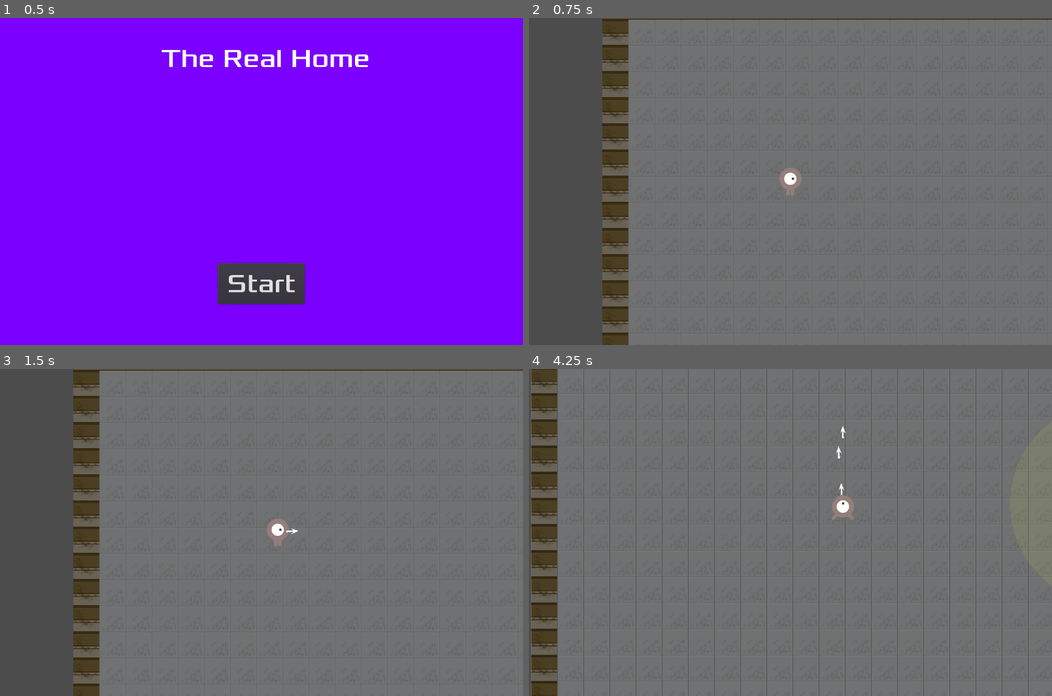
Above: before the commit, frames 1-4 (two rows, left to right).
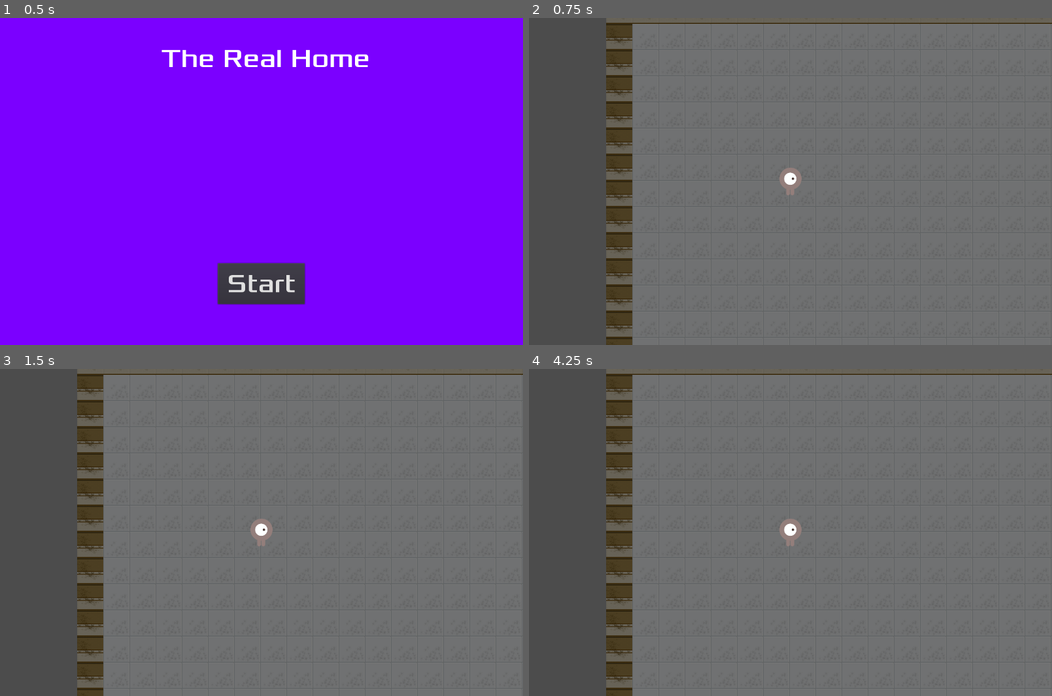
Above: after the commit, the same moments.

Repository: rainbyte/the-real-home
Game: Godot game, scene res://scenes/Main.tscn
Two runs of this game, one before a commit and one after it. Both use one fixed random seed, a clock stepped at 60 frames per second and the inputs below.
Inputs:
- Up to frame 1 (0.5 s): no input
- Up to frame 2 (0.75 s): click "Start" at 0.5 s
- Up to frame 3 (1.5 s): tap Enter at 1.25 s; hold Right (ui_right) from 1.28 s (still down); tap Space (ui_select) at 1.35 s
- Up to frame 4 (4.25 s): tap Space (ui_select) at 1.52, 1.82, 2.1, 2.27, 2.57, 2.85, 3.6, 3.77, 4.07 s; release Right (ui_right) at 2.03 s; hold Down (ui_down) 2.03-2.78 s; hold Right (ui_right) 2.78-3.53 s; hold Up (ui_up) from 3.53 s (still down)

Frame 1 is identical in both runs. In frame 2, 4.3% of the frame differs, in the area x 14-100%, y 0-100%; in frame 3, 4.7%; in frame 4, 22%, in the area x 0-100%, y 0-100%.
Error after the commit: Parse Error: The method "show_message" isn't declared in the current class. (res://scenes/Player.gd:85)

Commit message:
Add hud to living scene, lives count and bullet collision

Diff:
--- a/scenes/Bullet.gd
+++ b/scenes/Bullet.gd
@@ -12,4 +12,6 @@
 	position += velocity * delta
 
 func _on_Bullet_body_entered(body):
+	if body.name == "Mob":
+		body.kill()
 	queue_free()
--- a/scenes/Bullet.tscn
+++ b/scenes/Bullet.tscn
@@ -2,7 +2,7 @@
 
 [ext_resource path="res://scenes/Bullet.gd" type="Script" id=1]
 
-[node name="Bullet" type="Area2D" index="0"]
+[node name="Bullet" type="Area2D"]
 
 position = Vector2( 0, 40 )
 scale = Vector2( 0.273438, 0.390625 )
@@ -46,3 +46,5 @@
 __meta__ = {
 "_edit_group_": true
 }
+
+[connection signal="body_entered" from="." to="." method="_on_Bullet_body_entered"]
--- a/scenes/Living.gd
+++ b/scenes/Living.gd
@@ -3,3 +3,9 @@
 
 func _ready():
 	$Player.start($StartPosition.position)
+	$CanvasLayer/recuerdos.text	 = "Recuerdos : " + str(global.recuerdos)
+	$CanvasLayer/player_hp.text = "Player Hp : " + str(global.playerHP)
+
+
+func _on_Player_hit():
+	$CanvasLayer/player_hp.text = "Player Hp : " + str(global.playerHP)
--- a/scenes/Living.tscn
+++ b/scenes/Living.tscn
@@ -5,7 +5,7 @@
 [ext_resource path="res://scenes/Player.tscn" type="PackedScene" id=3]
 [ext_resource path="res://scenes/Mob.tscn" type="PackedScene" id=4]
 
-[node name="Living" type="Node2D" index="0"]
+[node name="Living" type="Node2D"]
 
 script = ExtResource( 1 )
 
@@ -69,3 +69,54 @@
 [node name="Mob" parent="." index="3" instance=ExtResource( 4 )]
 
 position = Vector2( 1420, 460 )
+
+[node name="CanvasLayer" type="CanvasLayer" parent="." index="4"]
+
+layer = 1
+offset = Vector2( 0, 0 )
+rotation = 0.0
+scale = Vector2( 2, 2 )
+transform = Transform2D( 2, 0, 0, 2, 0, 0 )
+
+[node name="recuerdos" type="Label" parent="CanvasLayer" index="0"]
+
+anchor_left = 0.5
+anchor_top = 0.5
+anchor_right = 0.5
+anchor_bottom = 0.5
+margin_left = -634.0
+margin_top = -325.0
+margin_right = -534.0
+margin_bottom = -305.0
+rect_pivot_offset = Vector2( 0, 0 )
+rect_clip_content = false
+mouse_filter = 2
+mouse_default_cursor_shape = 0
+size_flags_horizontal = 1
+size_flags_vertical = 4
+percent_visible = 1.0
+lines_skipped = 0
+max_lines_visible = -1
+
+[node name="player_hp" type="Label" parent="CanvasLayer" index="1"]
+
+anchor_left = 0.0
+anchor_top = 0.0
+anchor_right = 0.0
+anchor_bottom = 0.0
+margin_left = 10.0
+margin_top = 35.0
+margin_right = 95.0
+margin_bottom = 55.0
+rect_pivot_offset = Vector2( 0, 0 )
+rect_clip_content = false
+mouse_filter = 2
+mouse_default_cursor_shape = 0
+size_flags_horizontal = 1
+size_flags_vertical = 4
+text = " "
+percent_visible = 1.0
+lines_skipped = 0
+max_lines_visible = -1
+
+[connection signal="hit" from="Player" to="." method="_on_Player_hit"]
--- a/scenes/Mob.tscn
+++ b/scenes/Mob.tscn
@@ -34,7 +34,7 @@
 custom_solver_bias = 0.0
 extents = Vector2( 10, 10 )
 
-[node name="Mob" type="KinematicBody2D" index="0"]
+[node name="Mob" type="KinematicBody2D"]
 
 input_pickable = false
 collision_layer = 4
--- a/scenes/Player.gd
+++ b/scenes/Player.gd
@@ -56,7 +56,7 @@
 func shoot(pos):
 	var bullet = Bullet.instance()
 	var angle = orientation.angle() + rand_range(-0.05, 0.05)
-	bullet.start(global_position, angle)
+	bullet.start(global_position + orientation * 50, angle)
 	get_parent().add_child(bullet)
 
 
@@ -65,13 +65,22 @@
 	pass
 
 
-func _on_Player_body_entered(body):
-	hide() # Player dissapears after being hit
-	emit_signal("hit")
-	$CollisionShape2D.call_deferred("set_disabled", true)
+func _on_DamageArea_body_entered(body):
+	if body.name == "Mob":
+		global.playerHP -=1
+		print(global.playerHP)
+		emit_signal("hit")
+		if global.playerHP == 0 :
+			$CollisionShape2D.call_deferred("set_disabled", true)
+			game_over()
 
 
 func start(pos):
 	position = pos
 	show()
 	$CollisionShape2D.disabled = false
+
+
+func game_over():
+	show_message("Game Over")
+	global.goto_scene("res://scenes/Main.tscn")
--- a/scenes/Player.tscn
+++ b/scenes/Player.tscn
@@ -26,7 +26,12 @@
 custom_solver_bias = 0.0
 extents = Vector2( 10, 10 )
 
-[node name="Player" type="KinematicBody2D"]
+[sub_resource type="RectangleShape2D" id=3]
+
+custom_solver_bias = 0.0
+extents = Vector2( 10, 10 )
+
+[node name="Player" type="KinematicBody2D" index="0"]
 
 input_pickable = false
 collision_layer = 1
@@ -58,3 +63,20 @@
 cast_to = Vector2( 0, 50 )
 collision_mask = 1
 _sections_unfolded = [ "Material" ]
+
+[node name="DamageArea" type="Area2D" parent="." index="3"]
+
+input_pickable = true
+gravity_vec = Vector2( 0, 1 )
+gravity = 98.0
+linear_damp = 0.1
+angular_damp = 1.0
+audio_bus_override = false
+audio_bus_name = "Master"
+
+[node name="CollisionShape2D" type="CollisionShape2D" parent="DamageArea" index="0"]
+
+scale = Vector2( 3, 3 )
+shape = SubResource( 3 )
+
+[connection signal="body_entered" from="DamageArea" to="." method="_on_DamageArea_body_entered"]
--- a/scenes/global.gd
+++ b/scenes/global.gd
@@ -1,7 +1,8 @@
 extends Node
 
 var current_scene = null
-var counter = 0
+var playerHP = 10
+var recuerdos  = 0
 
 func _ready():
 	var root = get_tree().get_root()
Not shown: 1 places in scenes/Player.tscn that only renumber resources
